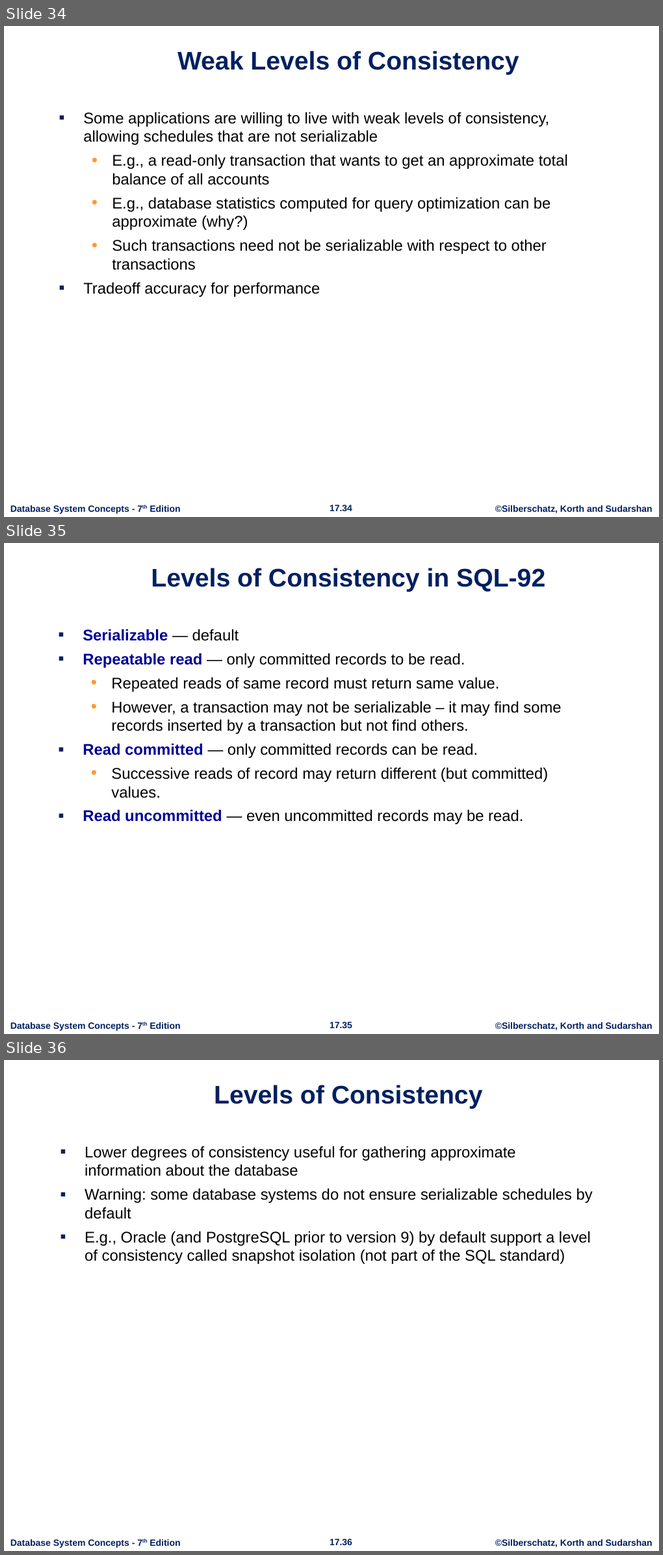
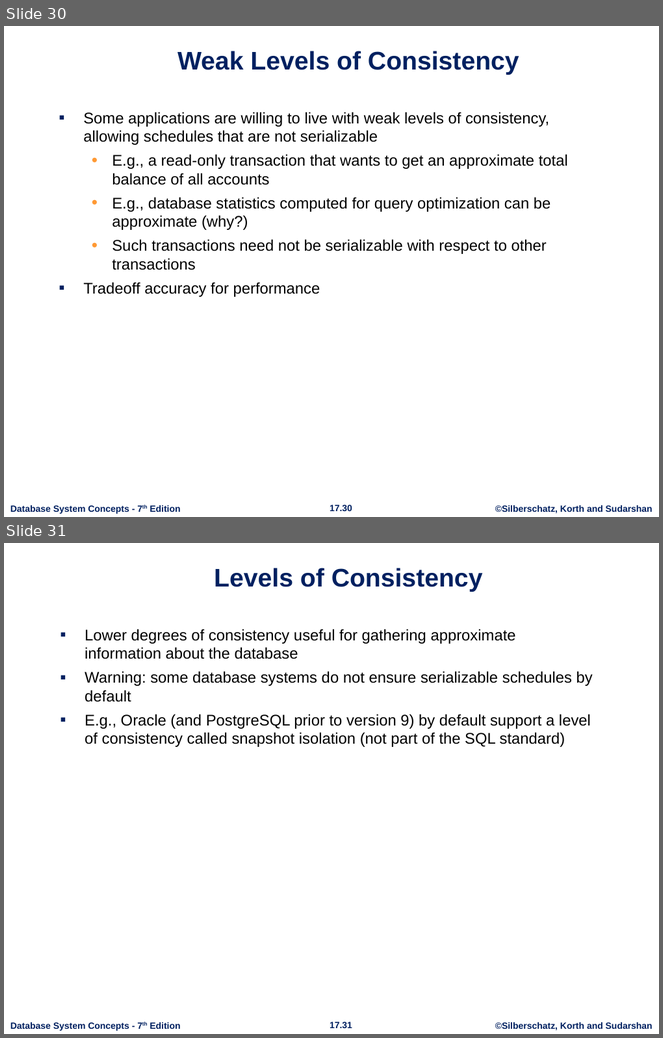
Before and after one commit to rahulgotrekiya/clg-backup, a slide deck: rdbms/SQL Plus/RDBMS_Sem-1/Unit-5/ch17-Transaction.pptx. Shown one above the other, each under a label of ours: slides 34, 35 and 36 before the commit, slides 30 and 31 after it. The pictures are 663x1555 and 663x1038 pixels, drawn with LibreOffice and Linux fonts; fonts in the diff are those of the drawing; background and template pictures are left out. Boxes give left, top, right and bottom in pixels: in the first picture for what was removed or moved away, otherwise in the second. Text is boxed around its words. In the diff, an @@ line names an element or a change of style, - is before the commit and + after.

```diff
--- a/rdbms/SQL Plus/RDBMS_Sem-1/Unit-5/ch17-Transaction.pptx
+++ b/rdbms/SQL Plus/RDBMS_Sem-1/Unit-5/ch17-Transaction.pptx
@@ slide 35 removed at (4, 543, 659, 1034), background #FFFFFF; not listed: 3 template elements that a slide beside it also shows @@
@@ title removed at (151, 568, 545, 592) @@
-Levels of Consistency in SQL-92
@@ text removed at (83, 629, 561, 824) @@
-▪ Serializable — default
-▪ Repeatable read — only committed records to be read.
-  • Repeated reads of same record must return same value.
-  • However, a transaction may not be serializable – it may find some records inserted by a transaction but not find others.
-▪ Read committed — only committed records can be read.
-  • Successive reads of record may return different (but committed) values.
-▪ Read uncommitted — even uncommitted records may be read.
@@ what was slide 34 is now slide 30 @@
@@ page number at (330, 505, 352, 512): text changed @@
-17.34
+17.30
@@ what was slide 36 is now slide 31 @@
@@ page number at (330, 1022, 352, 1029): text changed @@
-17.36
+17.31
```
Also in this commit, not shown: 5 other slides removed, 36 other files.
